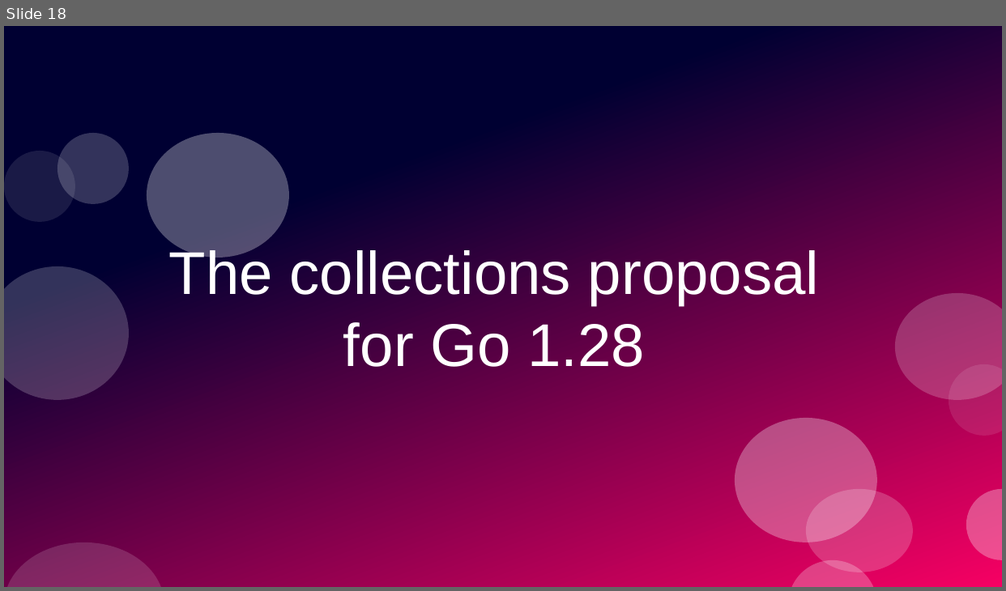
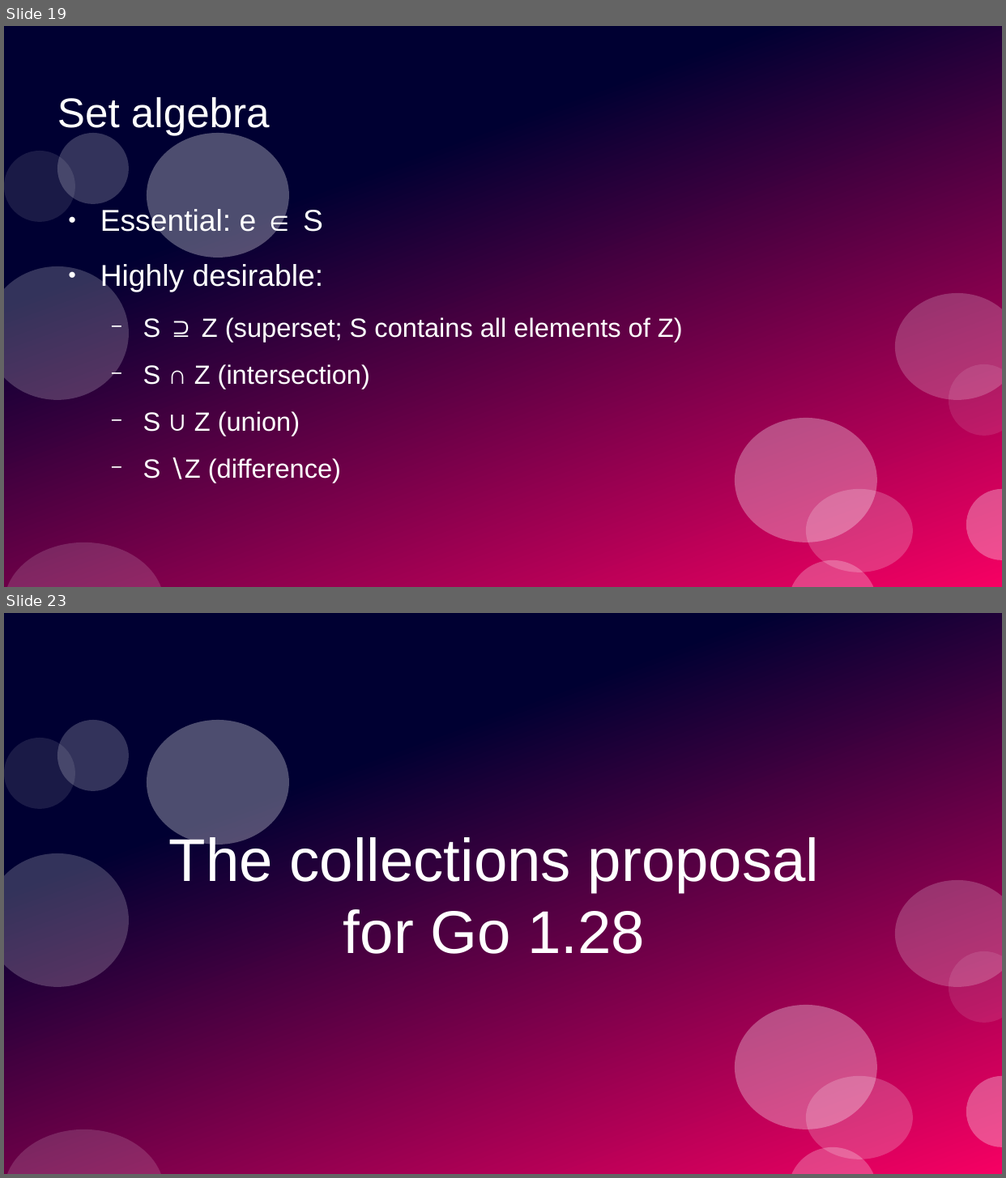
Before and after one commit to ramalho/sets-in-go, a slide deck: sets-in-go.odp. Shown one above the other, each under a label of ours: slide 18 before the commit, slides 19 and 23 after it; the slides between them are not shown. The pictures are 1006x591 and 1006x1178 pixels, drawn with LibreOffice and Linux fonts; fonts in the diff are those of the drawing. Boxes give left, top, right and bottom in pixels: in the first picture for what was removed or moved away, otherwise in the second. Text is boxed around its words. In the diff, an @@ line names an element or a change of style, - is before the commit and + after.

```diff
--- a/sets-in-go.odp
+++ b/sets-in-go.odp
@@ slide 19 added at (x1=4, y1=26, x2=1002, y2=587), background #FFFFFF; not listed: 12 template elements that a slide beside it also shows @@
@@ title added at (x1=57, y1=97, x2=270, y2=135), 33 pt, text #FFFFFF @@
+Set algebra
@@ text added at (x1=100, y1=207, x2=683, y2=483), 21 pt, text #FFFFFF @@
+● Essential: e ∈ S
+● Highly desirable:
+  − S ⊇ Z (superset; S contains all elements of Z)
+  − S ∩ Z (intersection)
+  − S ∪ Z (union)
+  − S ∖Z (difference)
@@ what was slide 18 is now slide 23 @@
```
Also in this commit, not shown: 10 other slides added, 3 slides removed.
